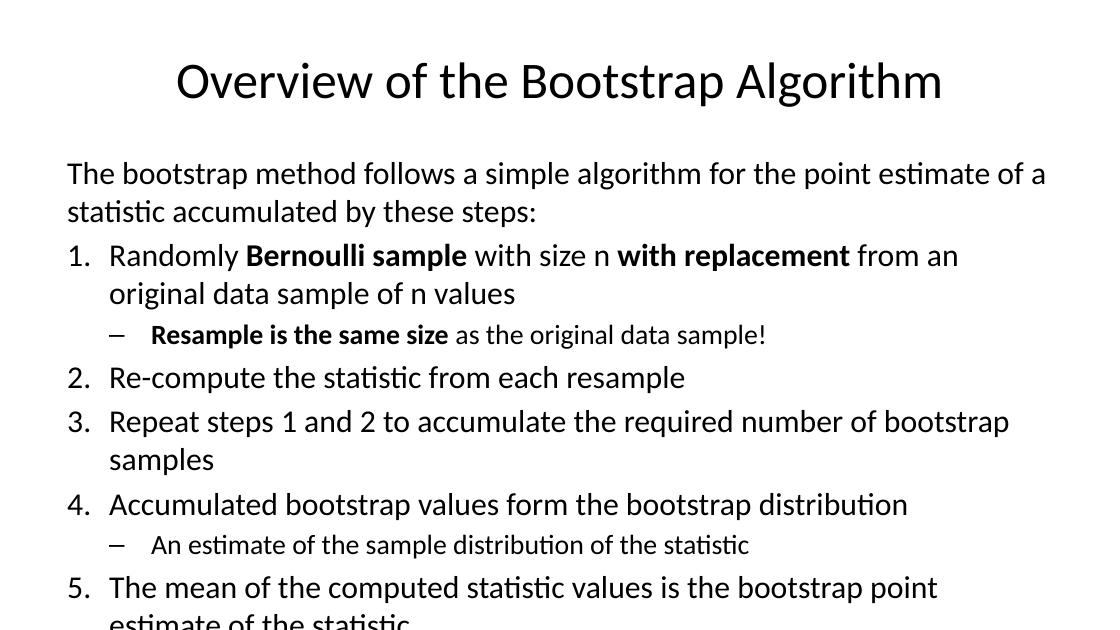
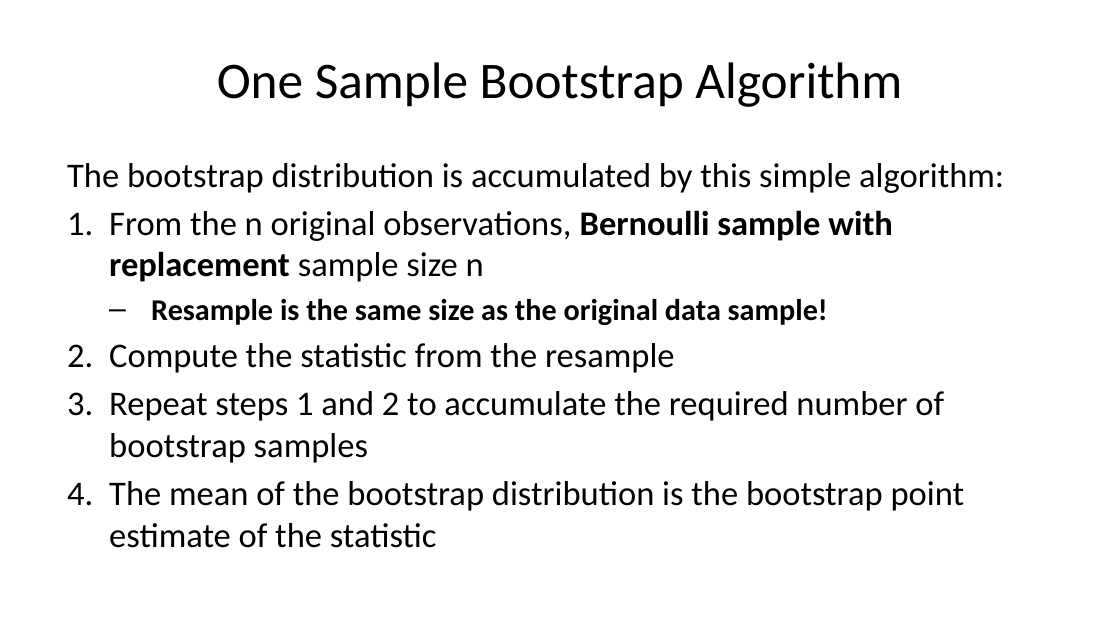
Before and after one commit to StephenElston/CSCI-E-83, a slide deck: slide 11 of LectureSlides/06b_IntroductionToBootstrap.pptx. Drawn at 1120x630 pixels with LibreOffice and Linux fonts; fonts in the diff are those of the drawing. Boxes give left, top, right and bottom in pixels: in the first picture for what was removed or moved away, otherwise in the second. Text is boxed around its words. In the diff, an @@ line names an element or a change of style, - is before the commit and + after.

```diff
--- a/LectureSlides/06b_IntroductionToBootstrap.pptx
+++ b/LectureSlides/06b_IntroductionToBootstrap.pptx
@@ title at <box>217,62,902,107</box>: text changed @@
-Overview of the Bootstrap Algorithm
+One Sample Bootstrap Algorithm
@@ text at <box>67,163,1004,282</box>: text changed; size 20.4 to 22.2 pt @@
-The bootstrap method follows a simple algorithm for the point estimate of a statistic accumulated by these steps:
-1. Randomly Bernoulli sample with size n with replacement from an original data sample of n values
+The bootstrap distribution is accumulated by this simple algorithm:
+1. From the n original observations, Bernoulli sample with replacement sample size n
@@ text at <box>109,299,944,463</box>: size 17.9 to 19.4 pt in "Resample is the same size as the ..."; bold on in "as the original data sample!"; size 20.4 to 22.2 pt in "Repeat steps 1 and 2 to accumulate ..." @@
@@ text at <box>109,343,675,373</box>: text changed; size 20.4 to 22.2 pt @@
-2. Re-compute the statistic from each resample
+2. Compute the statistic from the resample
@@ text at <box>109,481,965,548</box>: text changed; size 20.4 to 22.2 pt @@
-4. Accumulated bootstrap values form the bootstrap distribution
-  – An estimate of the sample distribution of the statistic
-5. The mean of the computed statistic values is the bootstrap point estimate of the statistic
+4. The mean of the bootstrap distribution is the bootstrap point estimate of the statistic
```
Also in this commit, not shown: 13 other slides changed, 1 slide added, 1 slide removed, 1 other file.
